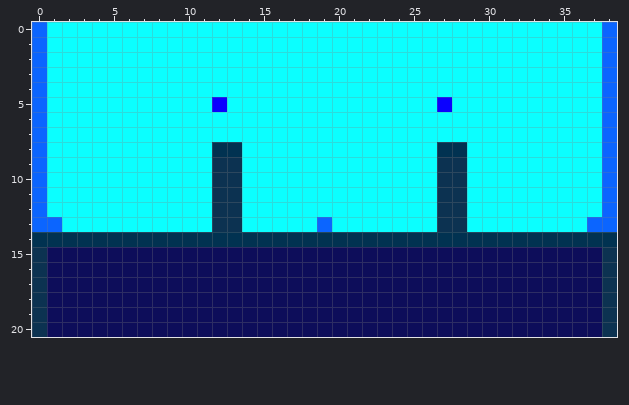
Two states of a pixel-art sprite, Global-Warning/res/lvls/8.png. The picture above is the old version.
The file is 39x21 pixels. Colours within 5 levels of each other are drawn and written as one.
Once edited:
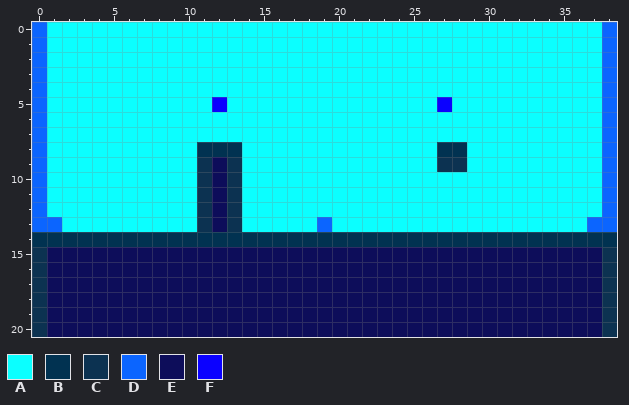
Palette (. is transparent): A #0bffff  B #013251  C #0c3251  D #0b65ff  E #0d0d5a  F #0b01ff
Changes in this commit:
{"y":8,"x":11,"old":"A","new":"B"}
{"y":9,"x":11,"old":"AC","new":"CE"}
{"y":10,"x":11,"old":"AC","new":"CE"}
{"y":10,"x":27,"old":"CC","new":"AA"}
{"y":11,"x":11,"old":"AC","new":"CE"}
{"y":11,"x":27,"old":"CC","new":"AA"}
{"y":12,"x":11,"old":"AC","new":"CE"}
{"y":12,"x":27,"old":"CC","new":"AA"}
{"y":13,"x":11,"old":"AC","new":"CE"}
{"y":13,"x":27,"old":"CC","new":"AA"}
{"label":"changed","picture_box":[197,142,227,232]}
{"label":"changed","picture_box":[437,172,467,232]}
